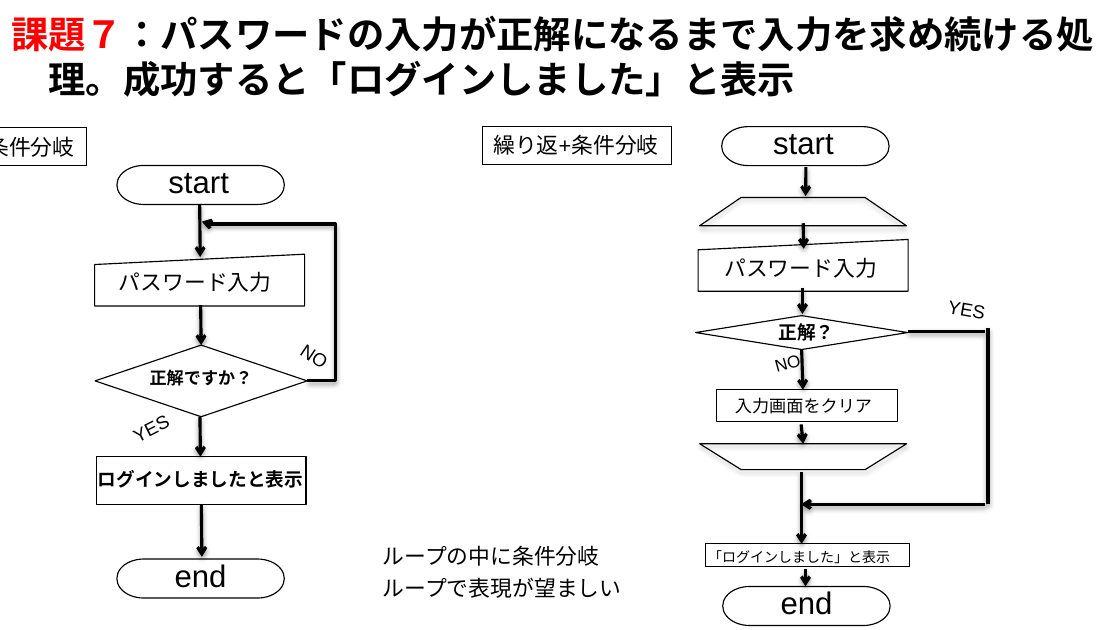
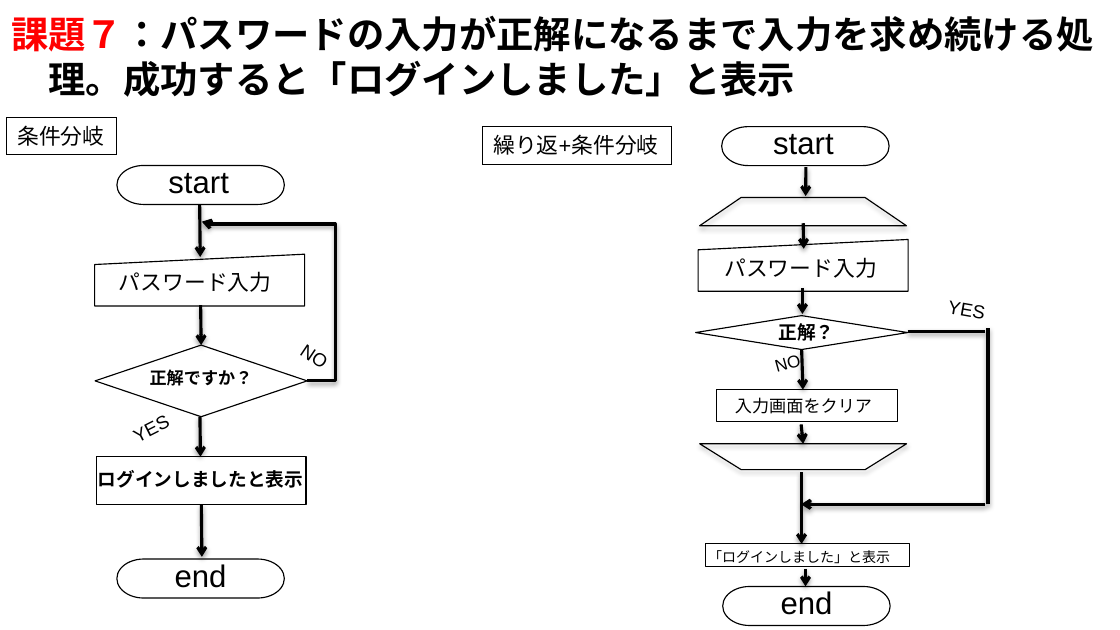
Before and after one commit to Taka-Haru/Challenge, a slide deck: slide 7 of challenge_0/Flowchart .pptx. Drawn at 1120x630 pixels with LibreOffice and Linux fonts; fonts in the diff are those of the drawing. Boxes give left, top, right and bottom in pixels: in the first picture for what was removed or moved away, otherwise in the second. Text is boxed around its words. In the diff, an @@ line names an element or a change of style, - is before the commit and + after.

```diff
--- a/challenge_0/Flowchart .pptx
+++ b/challenge_0/Flowchart .pptx
@@ rectangle "条件分岐": place and size @@
-rectangle "条件分岐" at [0,128,87,166]
+rectangle "条件分岐" at [7,118,118,156]
@@ text removed at [383,545,600,566] @@
-ループの中に条件分岐
@@ text removed at [383,577,622,598] @@
-ループで表現が望ましい
```
Also in this commit, not shown: 4 other slides changed.
